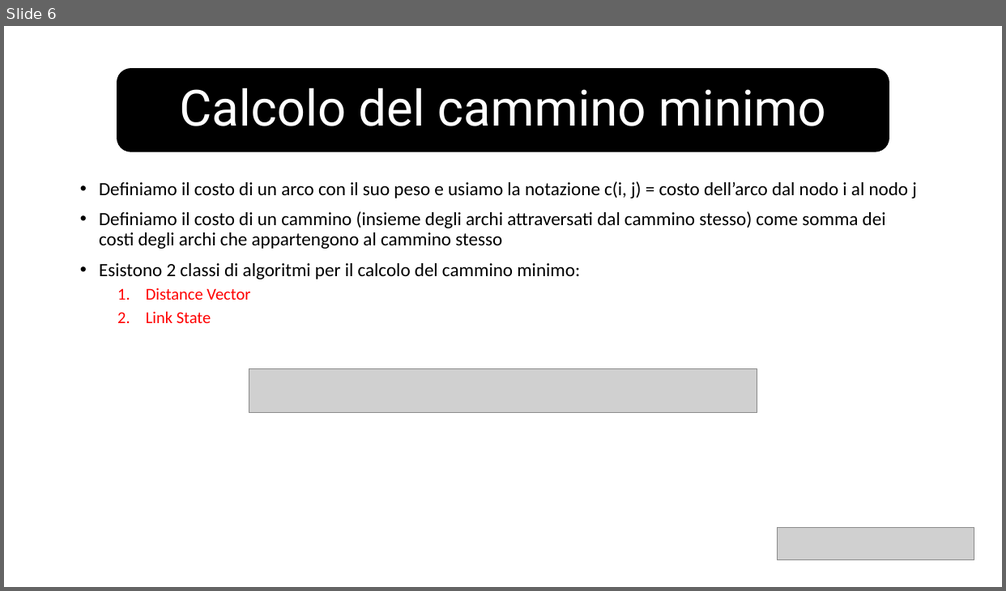
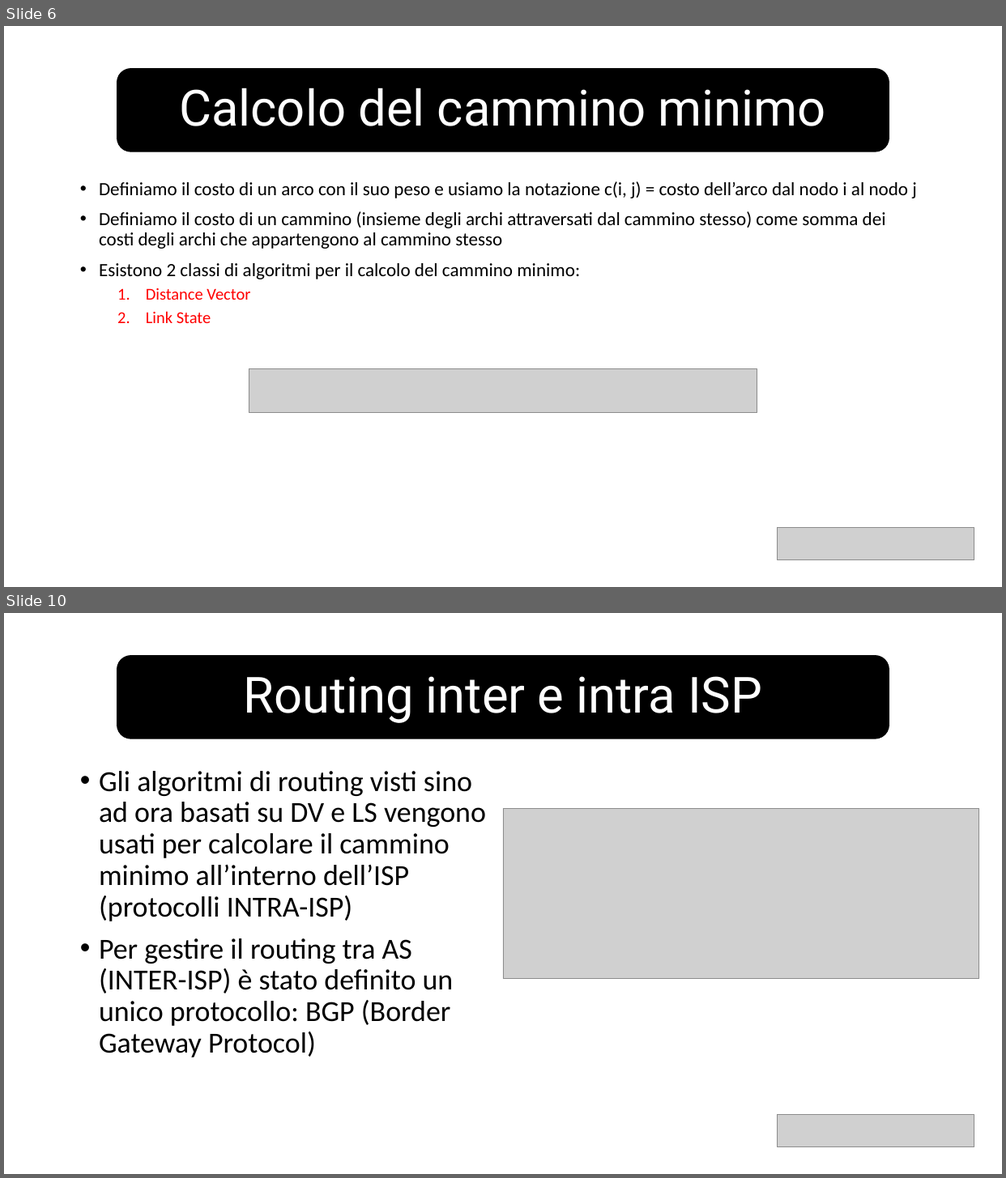
Before and after one commit to v-research/edu, a slide deck: network_introduction_2022/material/l7/routing.pptx. Shown one above the other, each under a label of ours: slide 6 before the commit, slides 6 and 10 after it; the slides between them are not shown. The pictures are 1006x591 and 1006x1178 pixels, drawn with LibreOffice and Linux fonts; fonts in the diff are those of the drawing; grey boxes stand for pictures. Boxes give left, top, right and bottom in pixels: in the first picture for what was removed or moved away, otherwise in the second. Text is boxed around its words. In the diff, an @@ line names an element or a change of style, - is before the commit and + after.

```diff
--- a/network_introduction_2022/material/l7/routing.pptx
+++ b/network_introduction_2022/material/l7/routing.pptx
@@ slide 10 added at bbox=[4, 613, 1002, 1174], background #FFFFFF @@
@@ rounded rectangle added at bbox=[117, 656, 889, 739], fill #000000, outline #000000 1 pt @@
@@ title added at bbox=[243, 676, 762, 723], 48 pt, text #FFFFFF @@
+Routing inter e intra ISP
@@ text added at bbox=[99, 771, 486, 1058], 28 pt, text #000000 @@
+• Gli algoritmi di routing visti sino ad ora basati su DV e LS vengono usati per calcolare il cammino minimo all’interno dell’ISP (protocolli INTRA-ISP)
+• Per gestire il routing tra AS (INTER-ISP) è stato definito un unico protocollo: BGP (Border Gateway Protocol)
@@ picture added at bbox=[503, 808, 979, 979] @@
@@ picture added at bbox=[778, 1114, 975, 1147] @@
```
Also in this commit, not shown: 1 slide changed, 5 other slides added, 4 other files.
